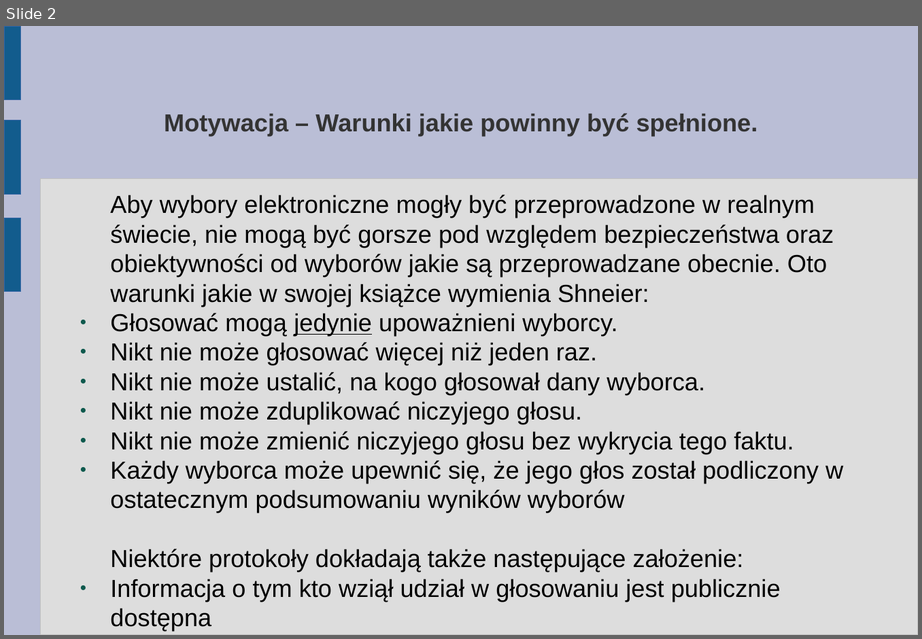
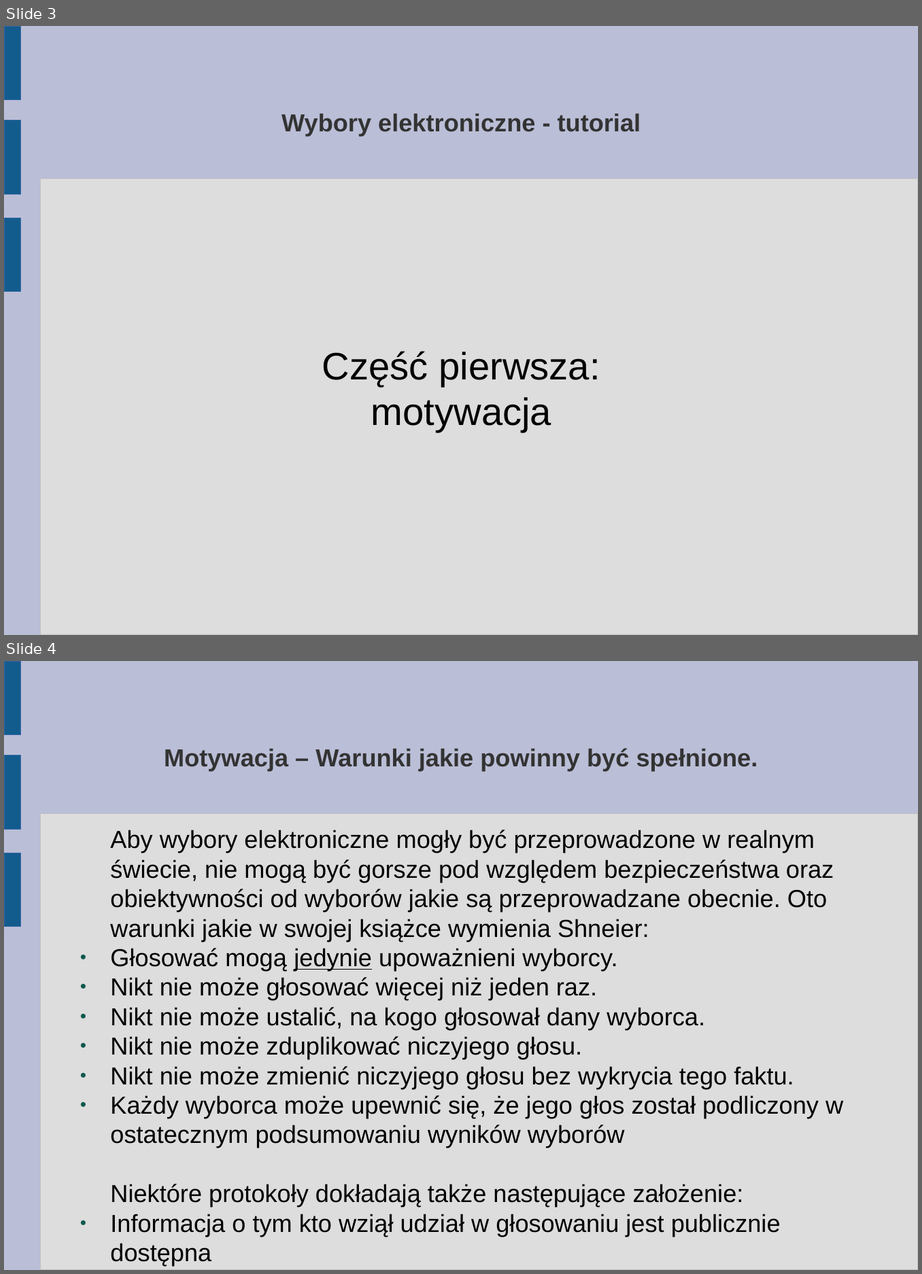
Before and after one commit to abhay123lp/internetvotingsystem, a slide deck: Tutorial/1. Motywacja (dla kazdego).odp. Shown one above the other, each under a label of ours: slide 2 before the commit, slides 3 and 4 after it. The pictures are 922x639 and 922x1274 pixels, drawn with LibreOffice and Linux fonts; fonts in the diff are those of the drawing. Boxes give left, top, right and bottom in pixels: in the first picture for what was removed or moved away, otherwise in the second. Text is boxed around its words. In the diff, an @@ line names an element or a change of style, - is before the commit and + after.

```diff
--- a/Tutorial/1. Motywacja (dla kazdego).odp
+++ b/Tutorial/1. Motywacja (dla kazdego).odp
@@ slide 3 added at [4,26,918,635], background #BABED6; not listed: 4 template elements that a slide beside it also shows @@
@@ title added at [281,114,641,135], 20.6 pt, text #333333, bold @@
+Wybory elektroniczne - tutorial
@@ subtitle added at [322,351,600,433], 32 pt, text #000000 @@
+Część pierwsza:
+motywacja
@@ what was slide 2 is now slide 4 @@
```
Also in this commit, not shown: 1 slide changed, 1 other slide added, 2 other files.
